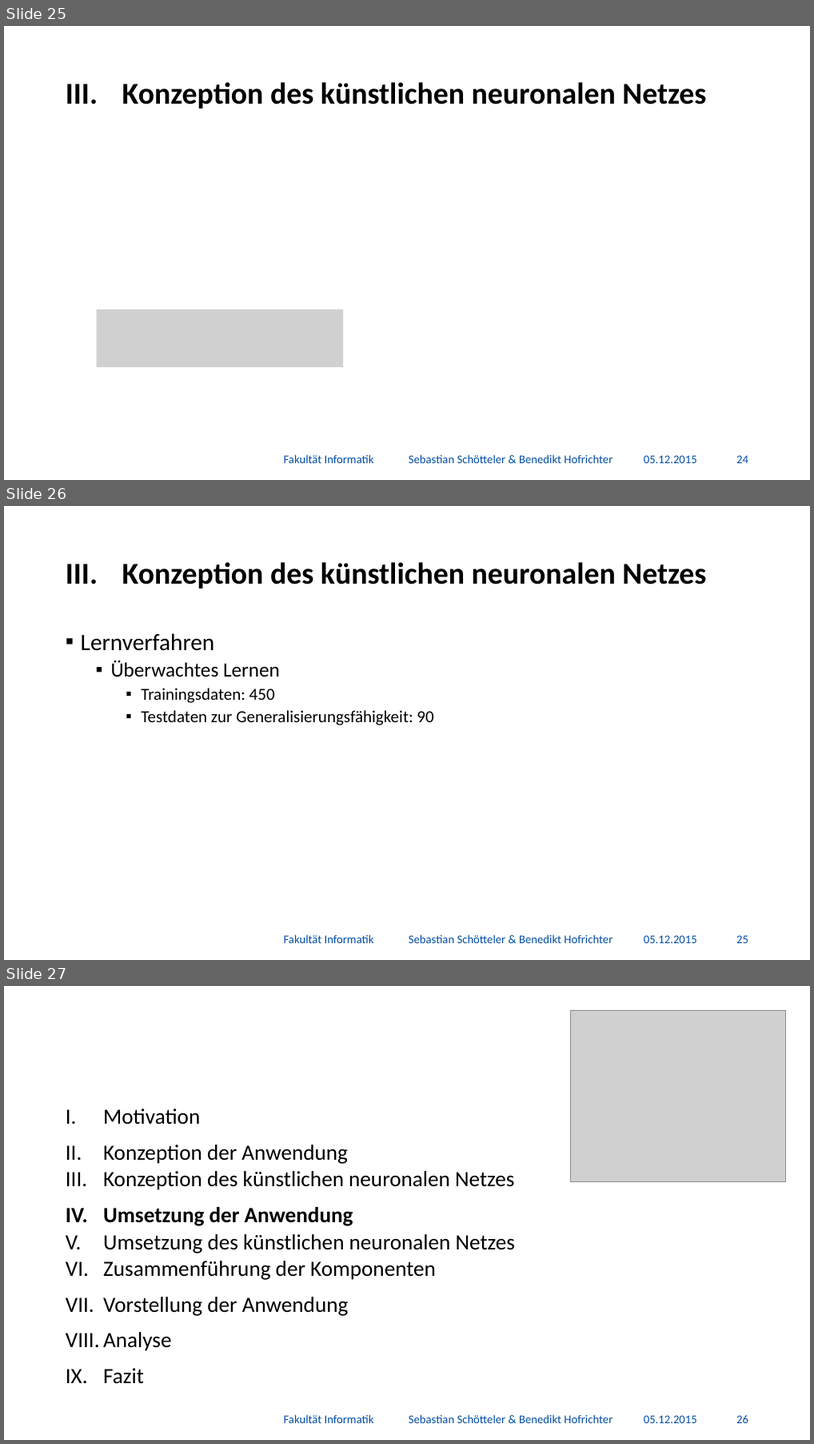
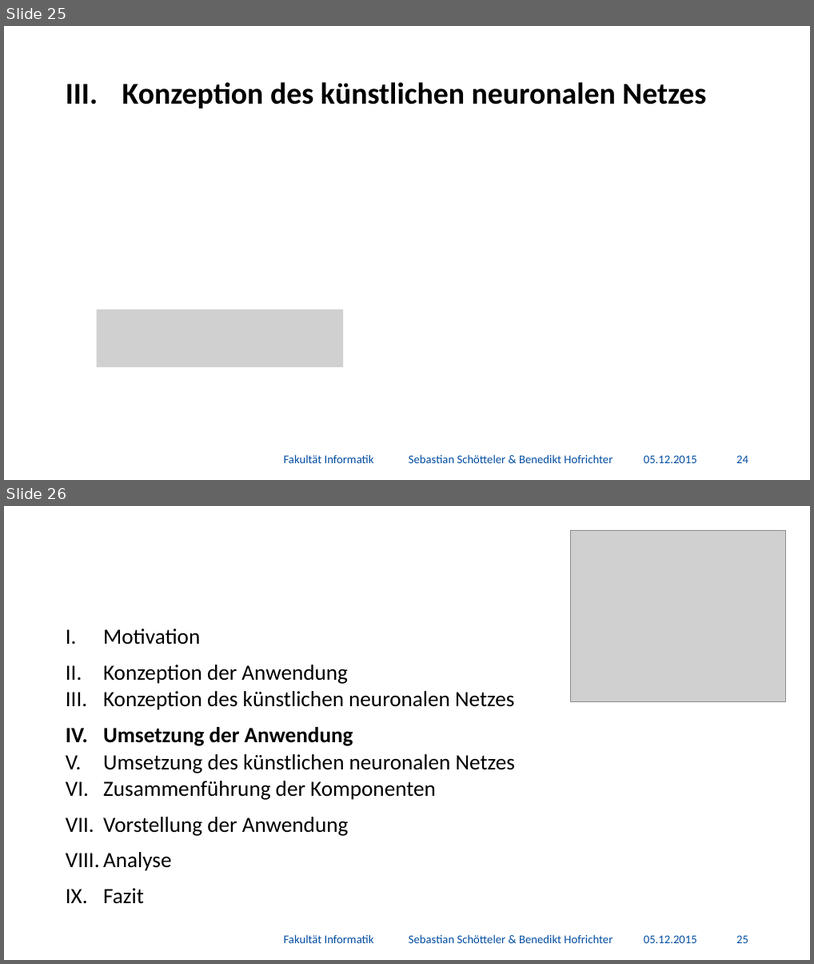
Before and after one commit to BenediktGitGit/soco15, a slide deck: 3b) Vortrag/Präsentation.pptx. Shown one above the other, each under a label of ours: slides 25, 26 and 27 before the commit, slides 25 and 26 after it. The pictures are 814x1444 and 814x964 pixels, drawn with LibreOffice and Linux fonts; fonts in the diff are those of the drawing; grey boxes stand for pictures; background and template pictures are left out. Boxes give left, top, right and bottom in pixels: in the first picture for what was removed or moved away, otherwise in the second. Text is boxed around its words. In the diff, an @@ line names an element or a change of style, - is before the commit and + after.

```diff
--- a/3b) Vortrag/Präsentation.pptx
+++ b/3b) Vortrag/Präsentation.pptx
@@ slide 26 removed at (4, 506, 810, 960), background #FFFFFF @@
@@ title removed at (122, 562, 706, 588) @@
-III. Konzeption des künstlichen neuronalen Netzes
@@ text removed at (81, 633, 434, 725) @@
-▪ Lernverfahren
-  ▪ Überwachtes Lernen
-    ▪ Trainingsdaten: 450
-    ▪ Testdaten zur Generalisierungsfähigkeit: 90
@@ text removed at (284, 934, 613, 943) @@
-Fakultät Informatik Sebastian Schötteler & Benedikt Hofrichter
@@ text removed at (644, 935, 698, 943) @@
-05.12.2015
@@ page number removed at (737, 935, 749, 943) @@
-25
@@ what was slide 27 is now slide 26 @@
@@ page number at (737, 935, 749, 943): text changed @@
-26
+25
```
Also in this commit, not shown: 6 slides changed, 1 other slide removed, 1 other file.
